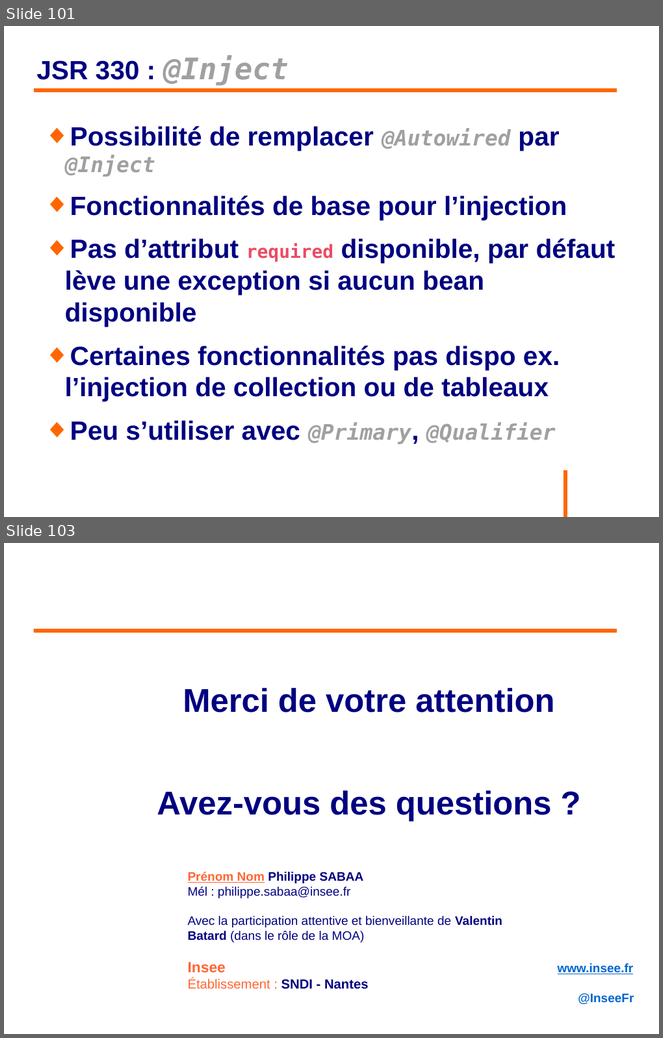
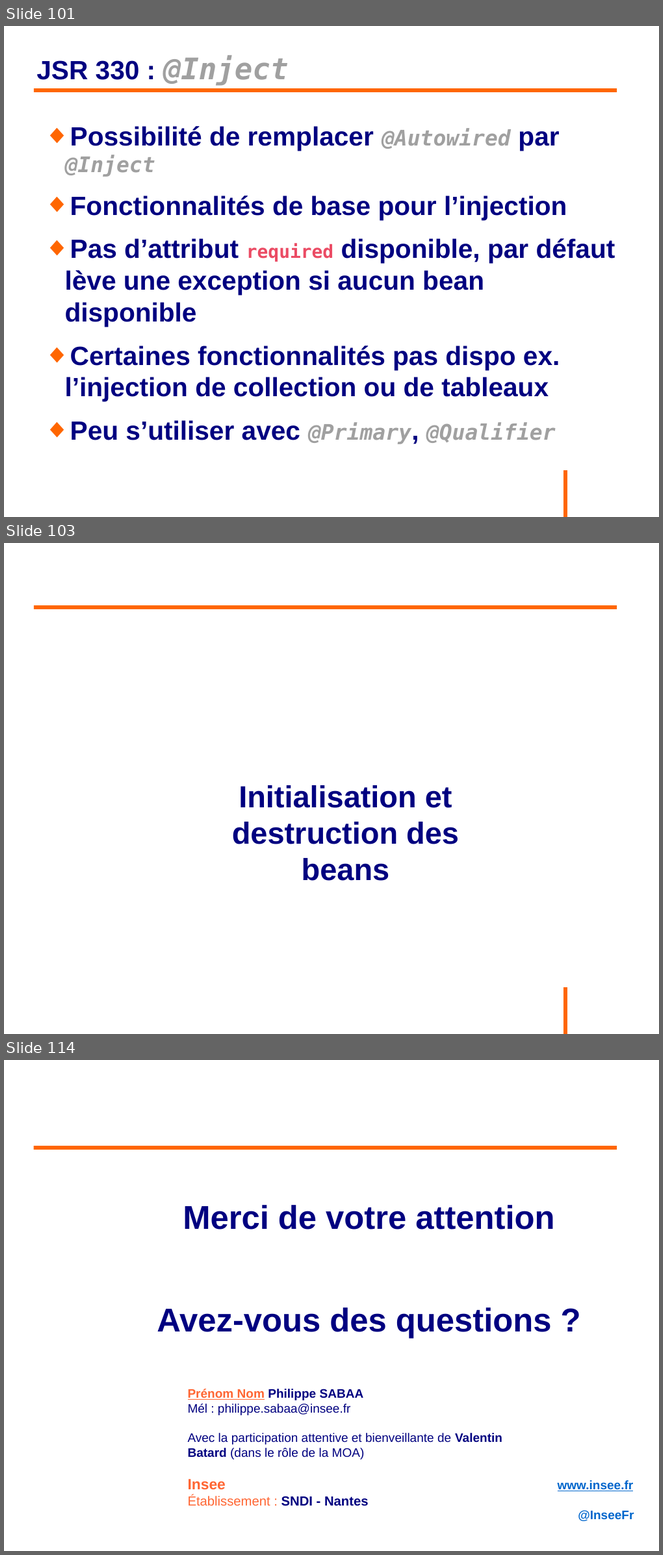
Before and after one commit to philphils/formation-spring, a slide deck: Documentation/diapo_formation_spring.odp. Shown one above the other, each under a label of ours: slides 101 and 103 before the commit, slides 101, 103 and 114 after it; the slides between them are not shown. The pictures are 663x1038 and 663x1555 pixels, drawn with LibreOffice and Linux fonts; fonts in the diff are those of the drawing; background and template pictures are left out. Boxes give left, top, right and bottom in pixels: in the first picture for what was removed or moved away, otherwise in the second. Text is boxed around its words. In the diff, an @@ line names an element or a change of style, - is before the commit and + after.

```diff
--- a/Documentation/diapo_formation_spring.odp
+++ b/Documentation/diapo_formation_spring.odp
@@ slide 103 added at [4,543,659,1034], background #FFFFFF; not listed: 1 template element that a slide beside it also shows @@
@@ line added from (34, 607) to (618, 607), #FF6600 4.54 pt @@
@@ text added at [232,785,459,881], 37 pt, text #000080, bold @@
+Initialisation et destruction des beans
@@ what was slide 103 is now slide 114 @@
```
Also in this commit, not shown: 2 slides changed, 10 other slides added.
